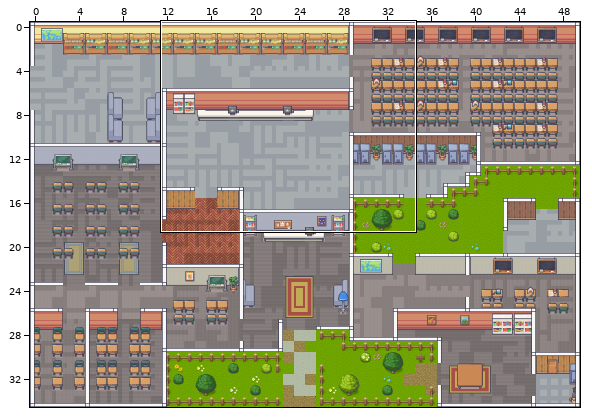
Two states of a Tiled map, Team 5 Game/assets/maps/ENG.tmx. The picture above shows the old version from afar; the outline marks the close-up.
Close-up. Before the edit:
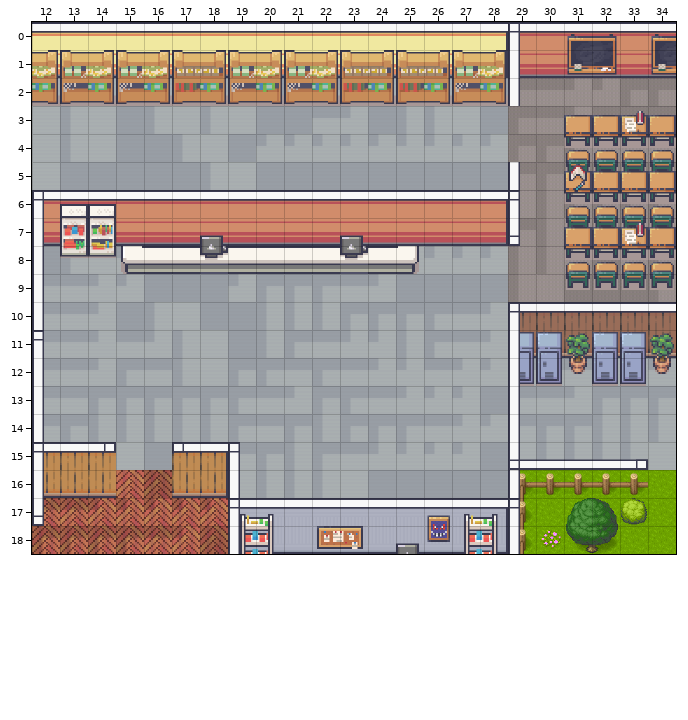
Cells are 32x32 px. Shown: x 12..34, y 0..18. The commit also changed other parts of the map, which this record leaves out.
The result:
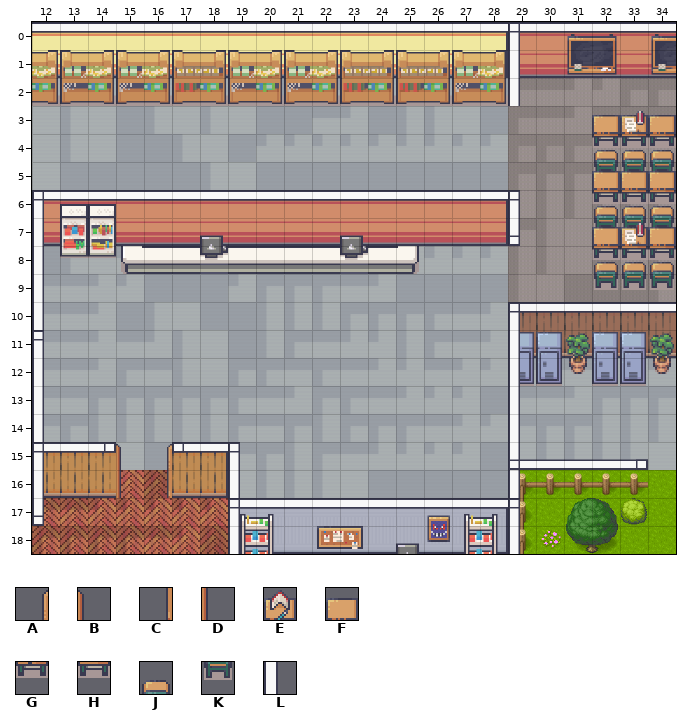
Key: from "Interiors_free_32x32": A 160, B 163, C 176, D 179, E 577, F 578, G 593, H 594, J 609, K 625; from "Room_Builder_free_32x32": L 45 turned 180.
_ is an empty cell, . an unchanged one.
What changed:
--- layer "Walkable Objects"
@@ x 15..16 @@
-15 __
-16 __
+15 BA
+16 DC
--- layer "Non-walkable Objects 2"
@@ x 31..31 @@
- 4 J
- 5 K
- 6 J
- 7 K
- 8 J
- 9 K
+ 4 _
+ 5 _
+ 6 _
+ 7 _
+ 8 _
+ 9 _
--- layer "Non-walkable Objects"
@@ x 31..31 @@
- 3 F
- 4 H
- 5 E
- 6 G
- 7 F
- 8 H
+ 3 _
+ 4 _
+ 5 _
+ 6 _
+ 7 _
+ 8 _
--- layer "Edges"
@@ x 29..29 @@
- 5 L
+ 5 _
